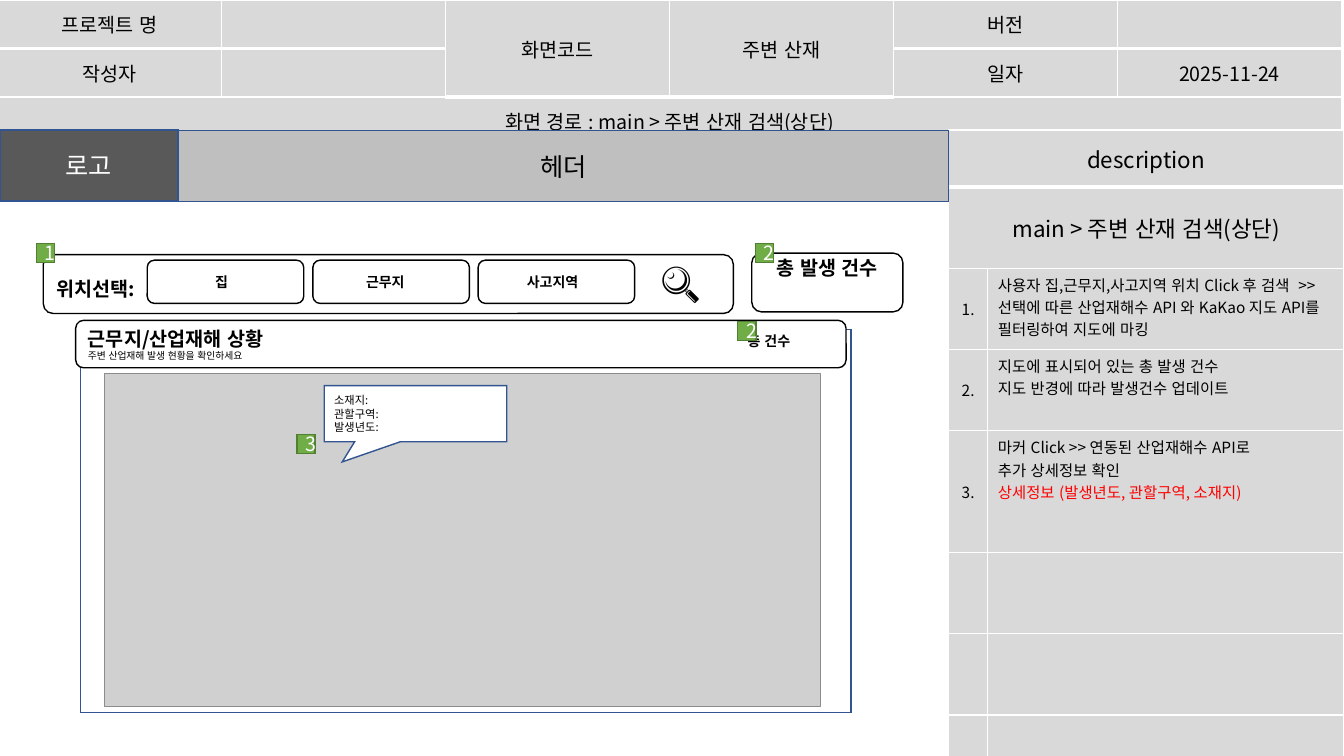
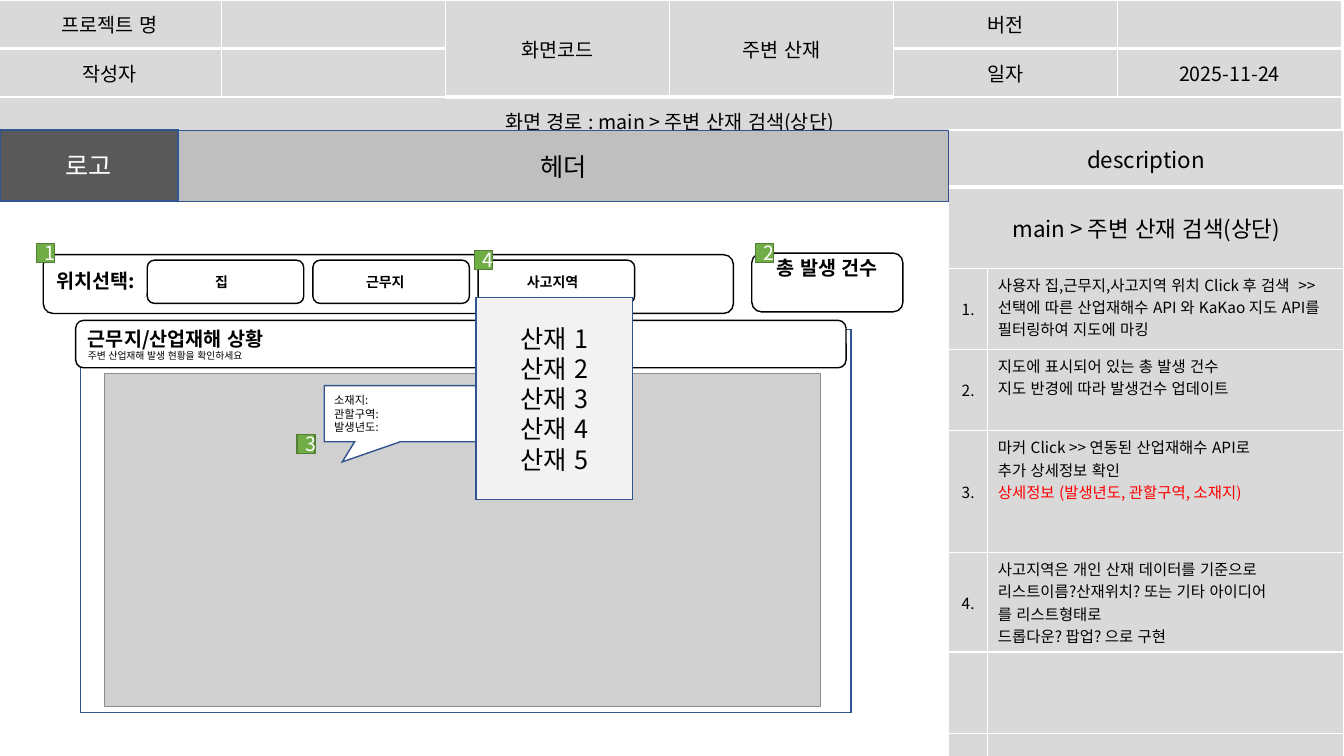
Before and after one commit to imyongchan/source, a slide deck: slide 35 of 스토리보드- 11.20/스토리보드_종합중.pptx (slide 30 before the commit). Drawn at 1344x756 pixels with LibreOffice and Linux fonts; fonts in the diff are those of the drawing; grey boxes stand for pictures. Boxes give left, top, right and bottom in pixels: in the first picture for what was removed or moved away, otherwise in the second. Text is boxed around its words. In the diff, an @@ line names an element or a change of style, - is before the commit and + after.

```diff
--- a/스토리보드- 11.20/스토리보드_종합중.pptx
+++ b/스토리보드- 11.20/스토리보드_종합중.pptx
@@ table at bbox=[949, 130, 1344, 756] @@
+row 6: 4. | 사고지역은 개인 산재 데이터를 기준으로 / 리스트이름?산재위치? 또는 기타 아이디어 / 를 리스트형태로 / 드롭다운? 팝업? 으로 구현
-row 8:  | 
@@ rectangle added at bbox=[475, 250, 493, 269], fill #70AD47, outline #538035 1 pt, 14 pt, text #FFFFFF @@
+4
@@ text in rounded rectangle at bbox=[56, 271, 135, 290]: text changed @@
-위치선택: 🔍
+위치선택:
@@ rectangle added at bbox=[476, 297, 632, 500], fill #F2F2F2, outline #325491 1 pt, 18 pt, text #000000 @@
+산재 1
+산재 2
+산재 3
+산재 4
+산재 5
@@ rectangle removed at bbox=[738, 322, 756, 341] @@
-2
```
Also in this commit, not shown: 7 other slides changed, 10 slides added, 1 slide removed.
